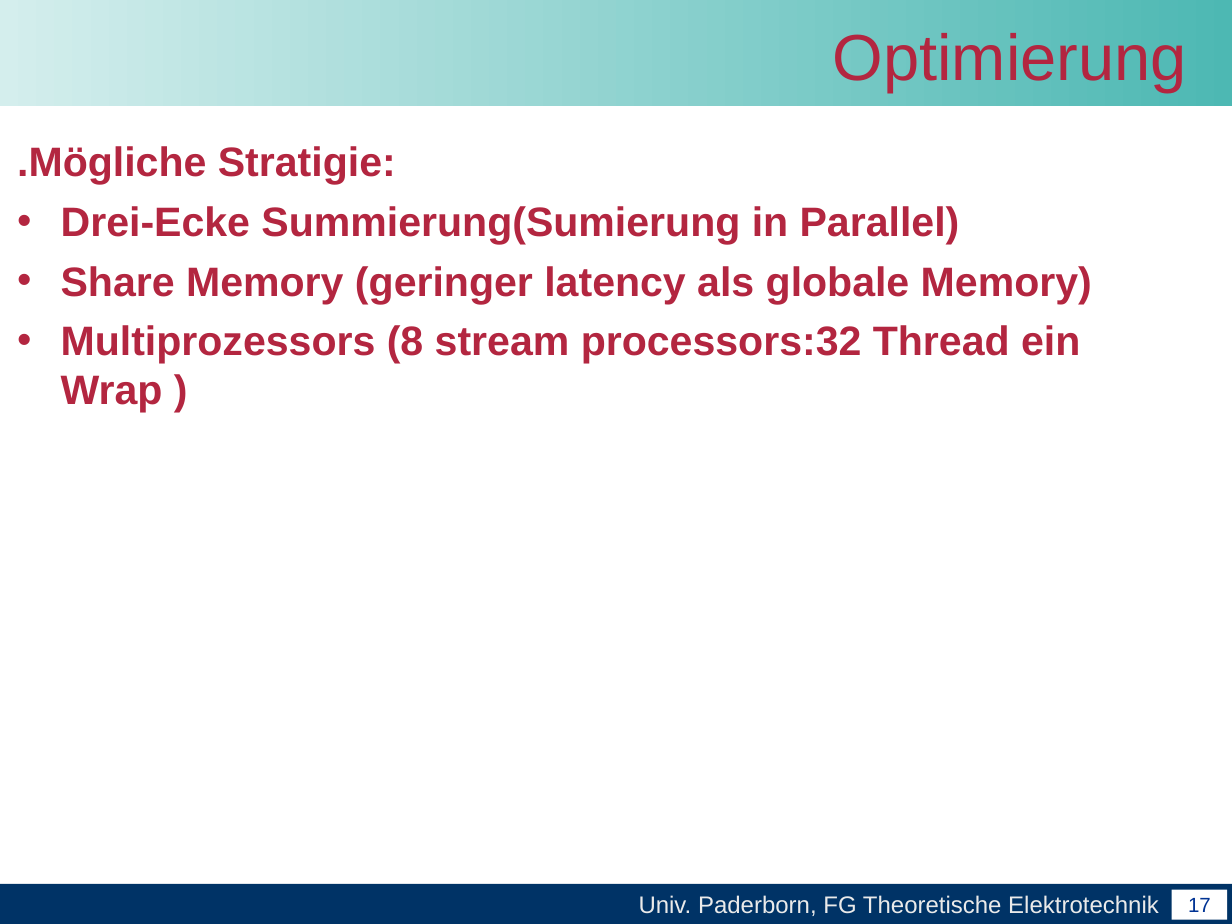
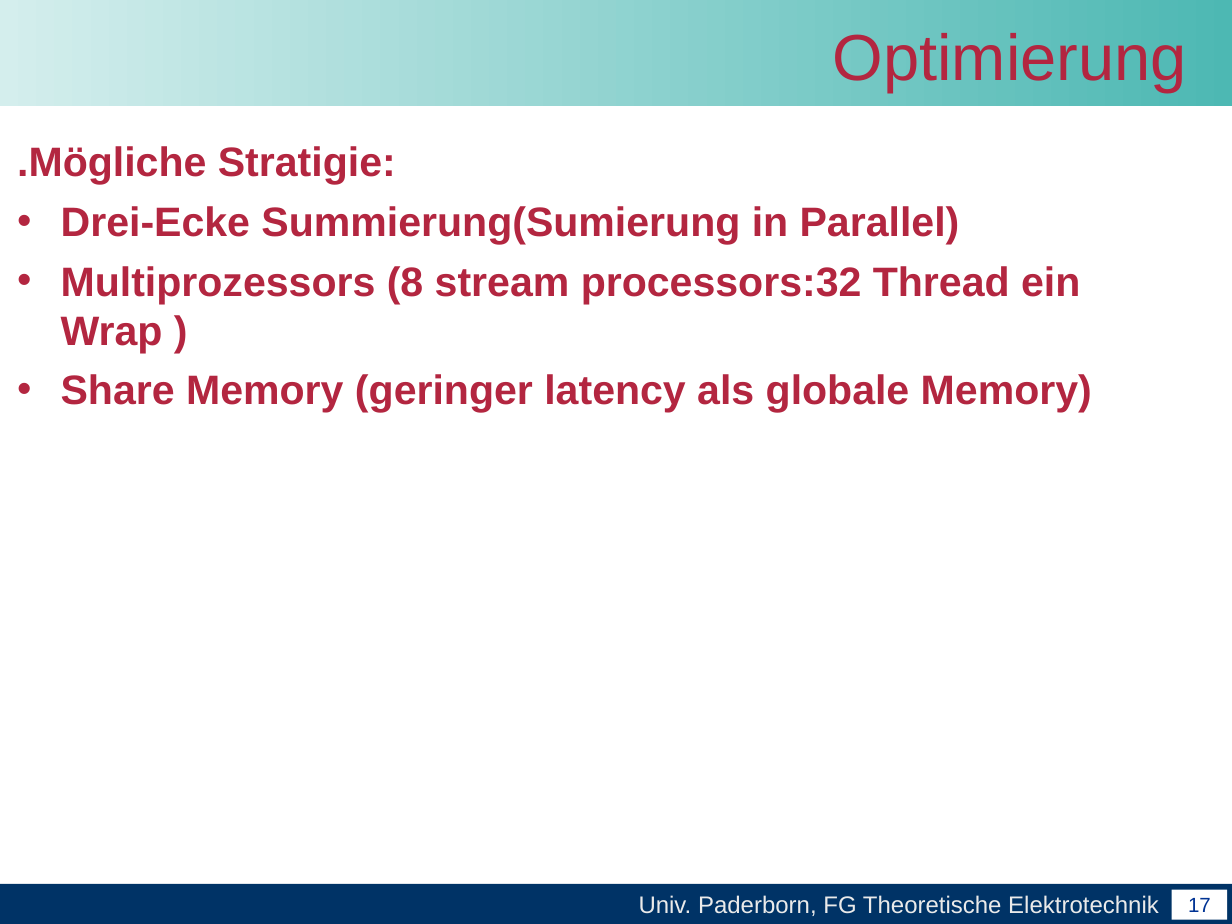
Before and after one commit to unconditional/projektarbeitcuda, a slide deck: slide 17 of Vortrag/Abschlussvortrag der Projektarbeit CUDA(xby).ppt. Drawn at 1232x924 pixels with LibreOffice and Linux fonts; fonts in the diff are those of the drawing; background and template pictures are left out. Boxes give left, top, right and bottom in pixels: in the first picture for what was removed or moved away, otherwise in the second. Text is boxed around its words. In the diff, an @@ line names an element or a change of style, - is before the commit and + after.

```diff
--- a/Vortrag/Abschlussvortrag der Projektarbeit CUDA(xby).ppt
+++ b/Vortrag/Abschlussvortrag der Projektarbeit CUDA(xby).ppt
@@ text at (x1=61, y1=266, x2=1080, y2=353): paragraph added @@
+• Multiprozessors (8 stream processors:32 Thread ein Wrap )
@@ text at (x1=61, y1=325, x2=1080, y2=413): paragraph removed @@
-• Multiprozessors (8 stream processors:32 Thread ein Wrap )
```
